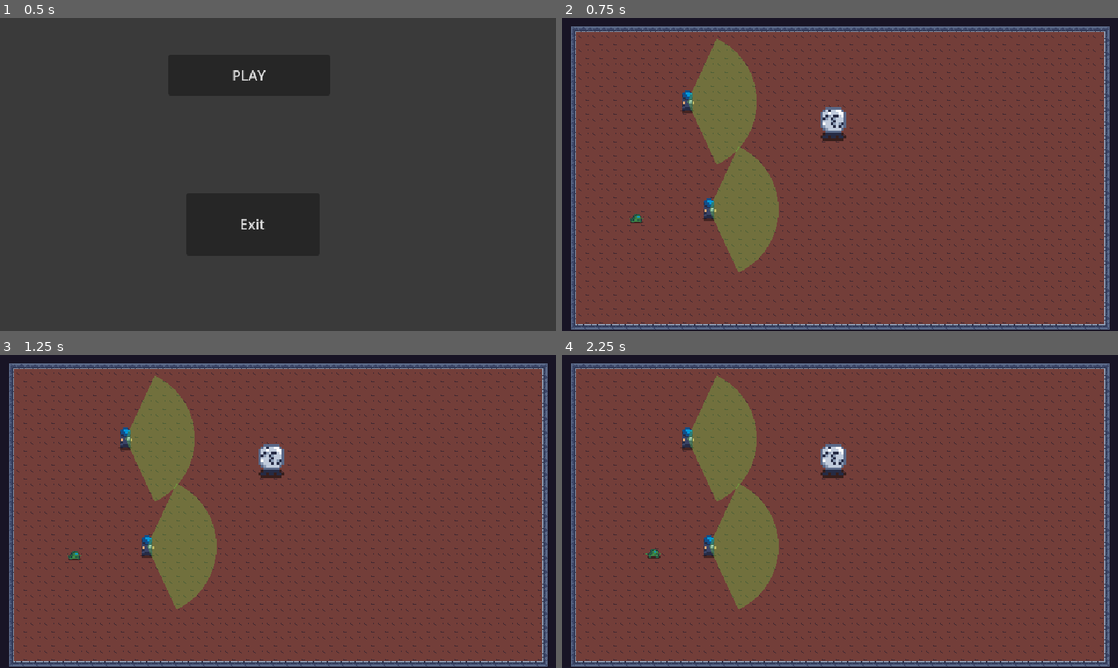
Above: before the commit, frames 1-4 (two rows, left to right).
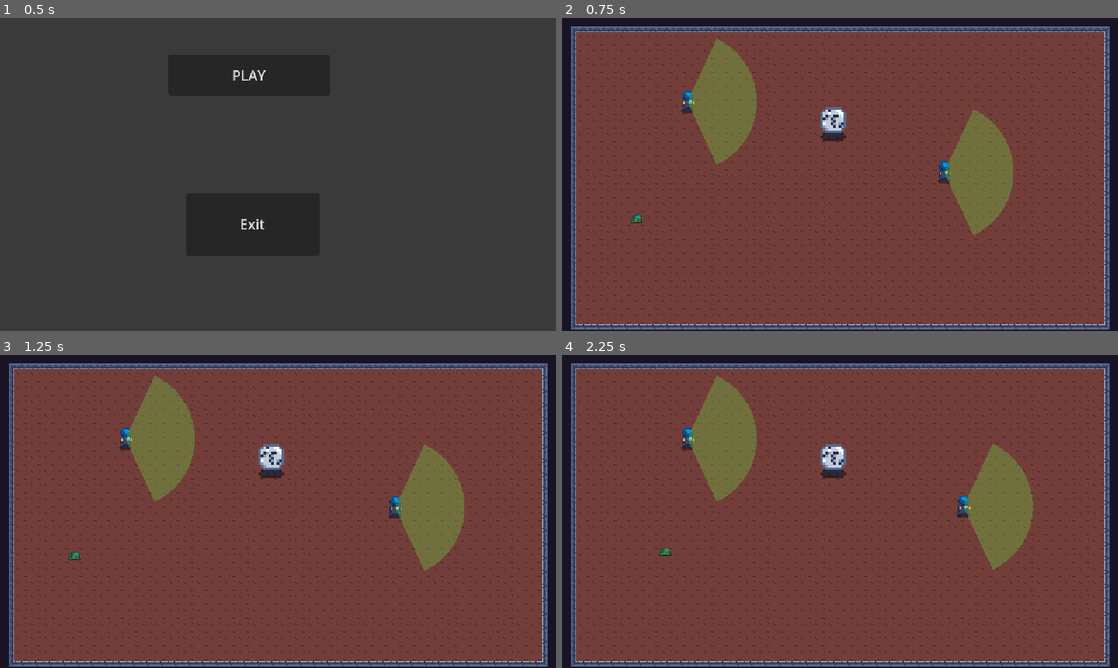
Above: after the commit, the same moments.

Repository: Arssin/ParasiteJam
Game: Godot game, scene res://scenes/main_scene.tscn
The game is run twice, just before and just after one commit, with the same random seed, the same clock (stepped at 60 frames per second) and the same inputs.
Inputs (mouse positions are in pixels of both pictures, inside the frame that each line leads up to):
- Up to frame 1 (0.5 s): no input
- Up to frame 2 (0.75 s): click "PLAY" at 0.5 s
- Up to frame 3 (1.25 s): no input
- Up to frame 4 (2.25 s): click "PLAY" at 1.25 s; move the mouse to (962, 495) at 2.02 s; hold D (move_right) from 2.03 s (still down); click (962, 495) at 2.1 s

Frame 1 is identical in both runs. In frame 2, 6.5% of the frame differs, in the area x 25-82%, y 29-82%; in frame 3, 6.5%; in frame 4, 6.6%, in the area x 15-85%, y 28-82%.

Commit message:
working patrolling

Diff:
--- a/characters/marines.gd
+++ b/characters/marines.gd
@@ -7,6 +7,8 @@
 var chase_player = false
 var is_down = false
 var player = null
+var isReturning = false
+var positionToReturn
 
 @export var vision_renderer: Polygon2D
 @export var alert_color: Color
@@ -36,16 +38,26 @@
 
 
 func _physics_process(delta: float) -> void:
-	if is_rotating:
-		rotation = rot_start + sin(Time.get_ticks_msec()/1000. * rotation_speed) * deg_to_rad(rotation_angle/2.)
-	if move_on_path:
+
+	#if is_rotating:
+		#rotation = rot_start + sin(Time.get_ticks_msec()/1000. * rotation_speed) * deg_to_rad(rotation_angle/2.)
+	if move_on_path && !chase_player && !isNpcControlled && !isReturning:
 		move_on_path.progress += movement_speed
 		global_position = move_on_path.position
-		rotation = move_on_path.rotation
+		#rotation = move_on_path.rotation
 
-	if chase_player:
+	if isReturning:
+		var distance_to_return = global_position.distance_to(positionToReturn)
+		if distance_to_return < 1.0:
+			isReturning = false
+		else:
+			velocity = (positionToReturn - position).normalized() * enemy_speed
+			move_and_collide(velocity * delta)
+
+	if chase_player && !isReturning:
 		velocity = (player.position - position).normalized() * enemy_speed
 		move_and_collide(velocity * delta)
+		positionToReturn = move_on_path.position
 
 
 func _input(_event: InputEvent) -> void:
@@ -70,7 +82,6 @@
 
 
 func _on_vision_cone_area_body_entered(body: Node2D) -> void:
-	print(body)
 	if body is Player:
 		vision_renderer.color = alert_color
 		player = body
@@ -82,3 +93,4 @@
 		vision_renderer.color = original_color
 		player = null
 		chase_player = false
+		isReturning = true
--- a/characters/player.gd
+++ b/characters/player.gd
@@ -16,7 +16,7 @@
 # Called every frame. 'delta' is the elapsed time since the previous frame.
 func _process(delta: float) -> void:
 	if mouse_clicked && !Global.player_mind_controlling:
-		velocity = shooted_pos * player_speed
+		velocity = shooted_pos * 200
 
 	move_and_slide()
 
--- a/levels/Level1.tscn
+++ b/levels/Level1.tscn
@@ -128,6 +128,12 @@
 [sub_resource type="TileSet" id="TileSet_tsgnm"]
 sources/0 = SubResource("TileSetAtlasSource_dtjrj")
 
+[sub_resource type="Curve2D" id="Curve2D_kp7dq"]
+_data = {
+"points": PackedVector2Array(0, 0, 0, 0, 434, 178, 0, 0, 0, 0, 572, 159, 0, 0, 0, 0, 554, 271, 0, 0, 0, 0, 434, 178)
+}
+point_count = 4
+
 [node name="Level1" type="Node2D"]
 
 [node name="TileMap" type="TileMap" parent="."]
@@ -145,8 +151,17 @@
 [node name="Player" parent="." instance=ExtResource("2_qoi3o")]
 position = Vector2(85, 229)
 
-[node name="Marines" parent="." instance=ExtResource("3_r1udf")]
-position = Vector2(169, 220)
+[node name="Marines" parent="." node_paths=PackedStringArray("move_on_path") instance=ExtResource("3_r1udf")]
+position = Vector2(467, 249)
+move_on_path = NodePath("../Patrol/PathFollow2D")
+movement_speed = 0.5
 
 [node name="Marines2" parent="." instance=ExtResource("3_r1udf")]
 position = Vector2(144, 96)
+
+[node name="Patrol" type="Path2D" parent="."]
+curve = SubResource("Curve2D_kp7dq")
+
+[node name="PathFollow2D" type="PathFollow2D" parent="Patrol"]
+position = Vector2(434, 178)
+rotation = -0.136821
Not shown: 1 places in levels/Level1.tscn that only renumber resources
